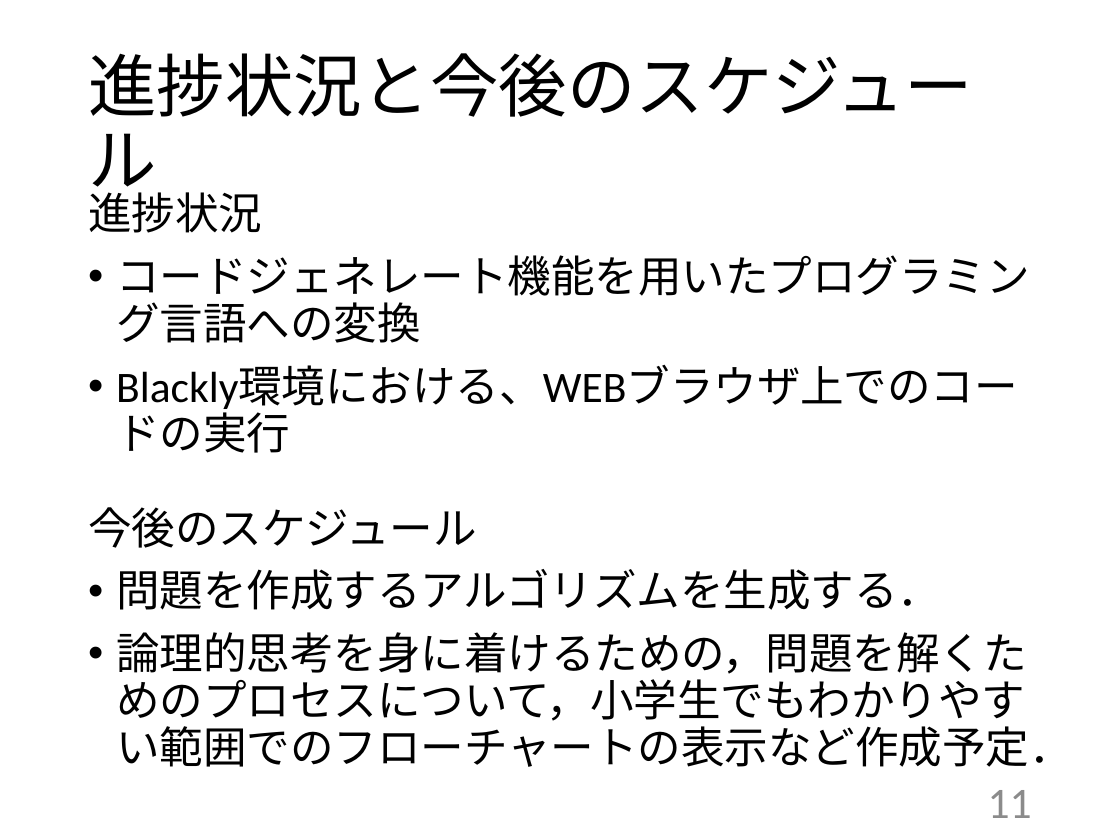
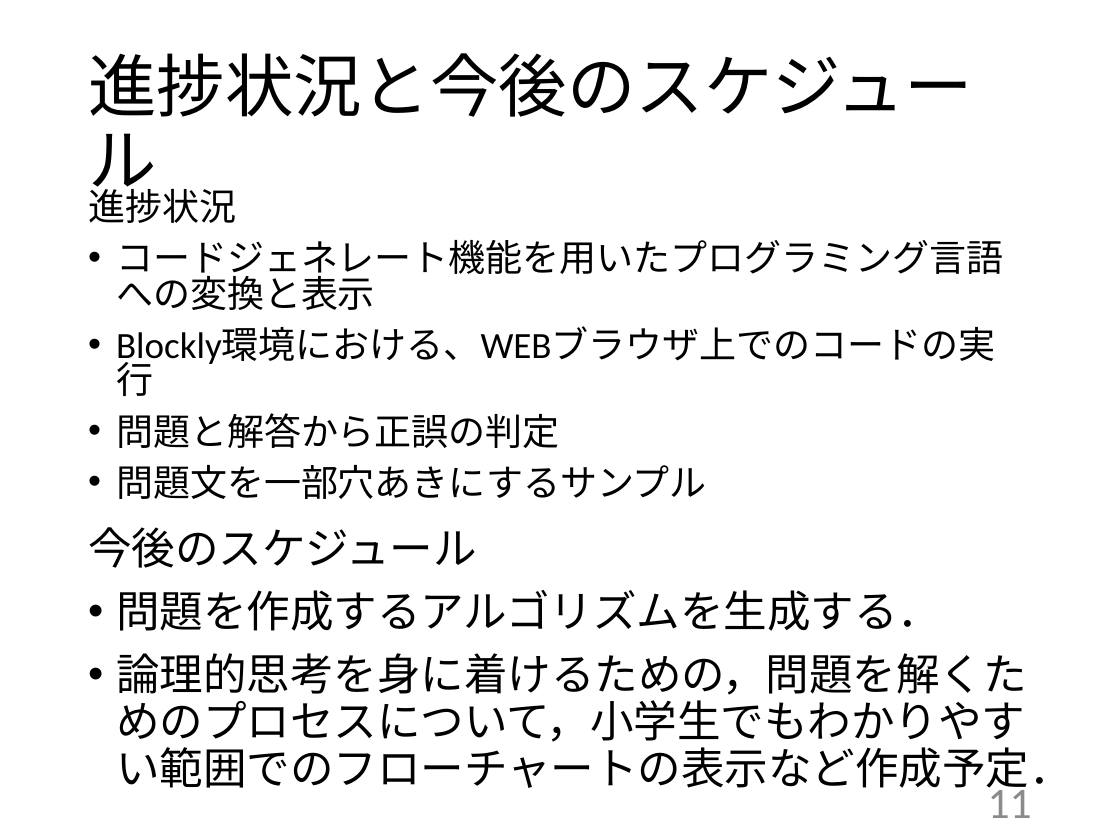
Before and after one commit to kait-takanolab/1821121-shimaoka-thesis, a slide deck: slide 11 of 1821121_shimaoka_tyuukan.pptx. Drawn at 1120x840 pixels with LibreOffice and Linux fonts; fonts in the diff are those of the drawing. Boxes give left, top, right and bottom in pixels: in the first picture for what was removed or moved away, otherwise in the second. Text is boxed around its words. In the diff, an @@ line names an element or a change of style, - is before the commit and + after.

```diff
--- a/1821121_shimaoka_tyuukan.pptx
+++ b/1821121_shimaoka_tyuukan.pptx
@@ text at [88, 183, 236, 223]: size 28 to 23.8 pt in "進捗状況"; line spacing 0.9 to 0.8 @@
@@ text at [116, 240, 1003, 499]: text changed; size 28 to 23.8 pt @@
-• コードジェネレート機能を用いたプログラミング言語への変換
-• Blackly環境における、WEBブラウザ上でのコードの実行
+• コードジェネレート機能を用いたプログラミング言語への変換と表示
+• Blockly環境における、WEBブラウザ上でのコードの実行
+• 問題と解答から正誤の判定
+• 問題文を一部穴あきにするサンプル
@@ text "今後のスケジュール" rewrapped from [88, 507, 1072, 767] to [88, 527, 1072, 795] @@
```
Also in this commit, not shown: 1 other slide changed.
